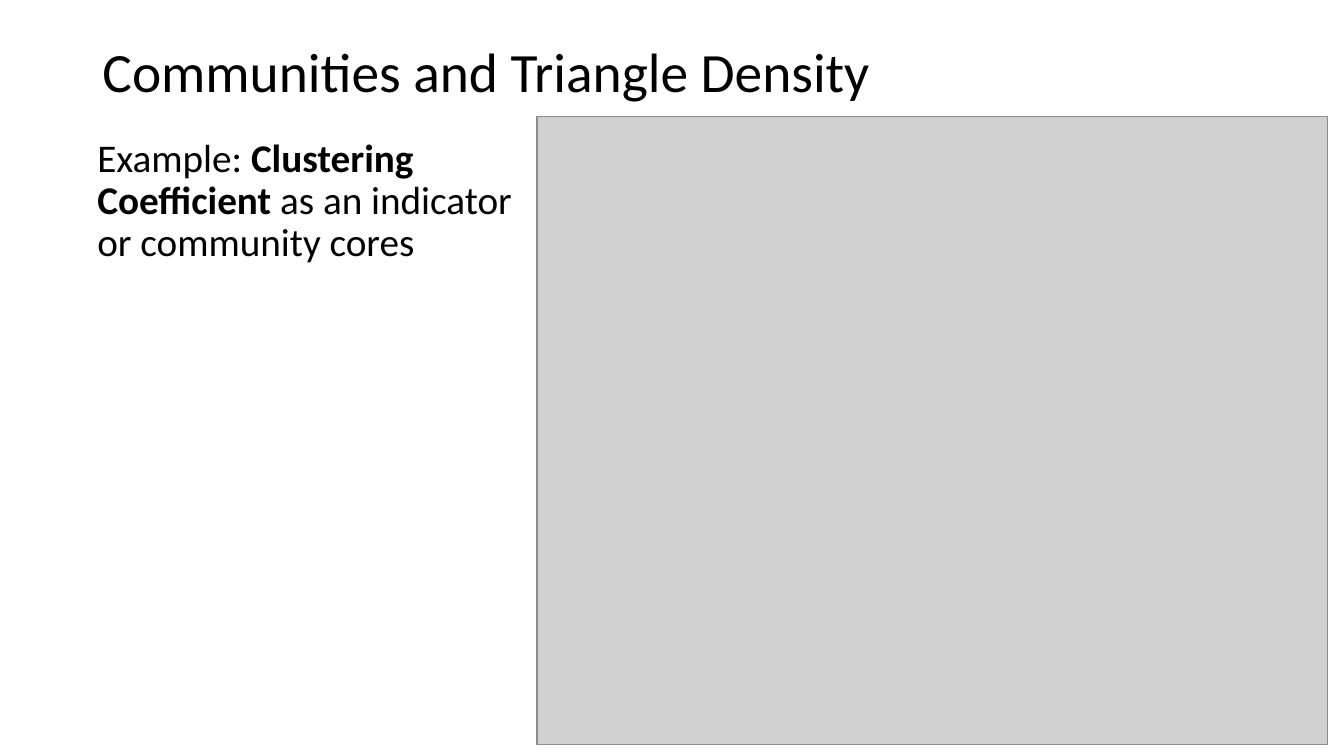
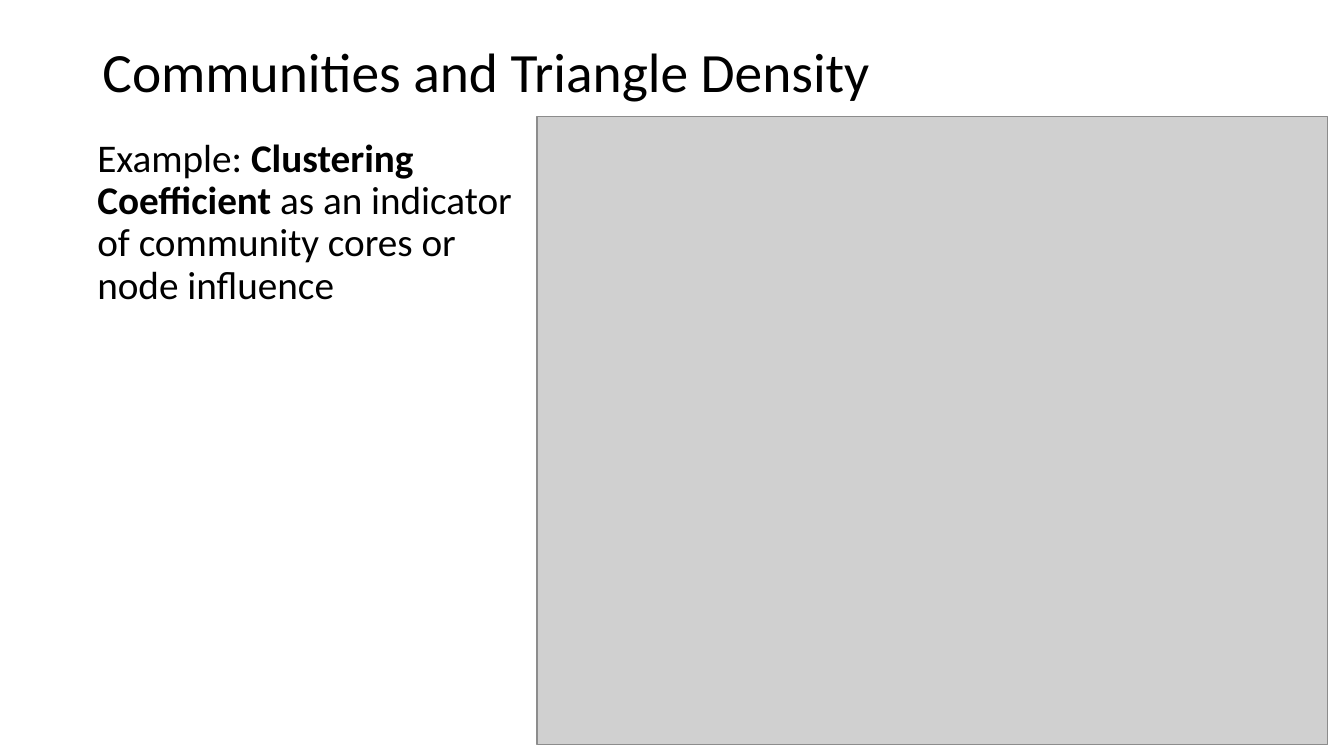
Before and after one commit to StephenElston/CSCI-E-108, a slide deck: slide 23 of slides/9_SocialNetworkAnalysis.pptx. Drawn at 1344x756 pixels with LibreOffice and Linux fonts; fonts in the diff are those of the drawing; grey boxes stand for pictures. Boxes give left, top, right and bottom in pixels: in the first picture for what was removed or moved away, otherwise in the second. Text is boxed around its words. In the diff, an @@ line names an element or a change of style, - is before the commit and + after.

```diff
--- a/slides/9_SocialNetworkAnalysis.pptx
+++ b/slides/9_SocialNetworkAnalysis.pptx
@@ text at [97, 144, 512, 300]: text changed @@
-Example: Clustering Coefficient as an indicator or community cores
+Example: Clustering Coefficient as an indicator of community cores or node influence
```
Also in this commit, not shown: 6 other slides changed.
